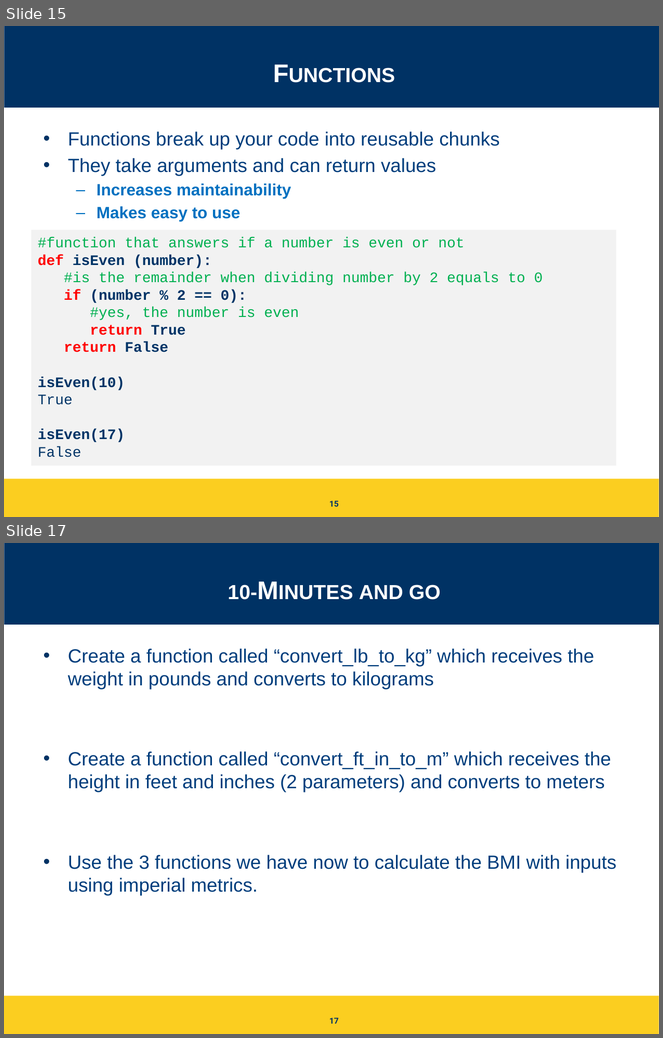
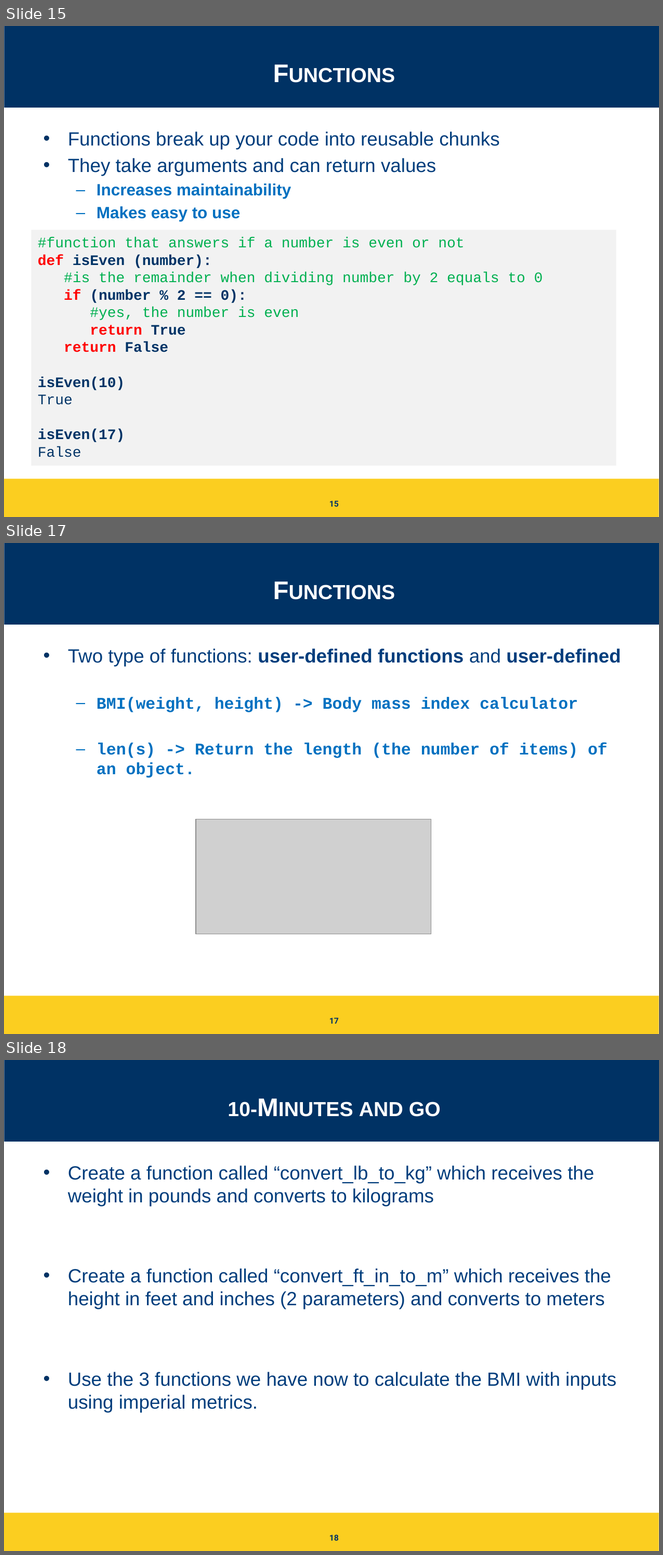
Before and after one commit to igorsteinmacher/INF502-Fall2020, a slide deck: slides/Python_ready_set_go.pptx. Shown one above the other, each under a label of ours: slides 15 and 17 before the commit, slides 15, 17 and 18 after it; the slides between them are not shown. The pictures are 663x1038 and 663x1555 pixels, drawn with LibreOffice and Linux fonts; fonts in the diff are those of the drawing; grey boxes stand for pictures. Boxes give left, top, right and bottom in pixels: in the first picture for what was removed or moved away, otherwise in the second. Text is boxed around its words. In the diff, an @@ line names an element or a change of style, - is before the commit and + after.

```diff
--- a/slides/Python_ready_set_go.pptx
+++ b/slides/Python_ready_set_go.pptx
@@ slide 17 added at (4,543,659,1034), background #FFFFFF; not listed: 3 template elements that a slide beside it also shows @@
@@ text added at (68,649,621,778), 18 pt, text #0070C0, bold @@
+• Two type of functions: user-defined functions and user-defined
+  – BMI(weight, height) -> Body mass index calculator
+  – len(s) -> Return the length (the number of items) of an object.
@@ title added at (171,649,253,663), 28 pt, text #FFFFFF, bold, small capitals @@
+Functions
@@ picture added at (196,820,431,934) @@
@@ page number added at (330,1018,339,1024), 9 pt, text #003264, bold @@
+17
@@ what was slide 17 is now slide 18 @@
@@ page number at (330,1535,339,1541): text changed @@
-17
+18
```
Also in this commit, not shown: 5 slides changed, 4 other slides added, 19 other files.
